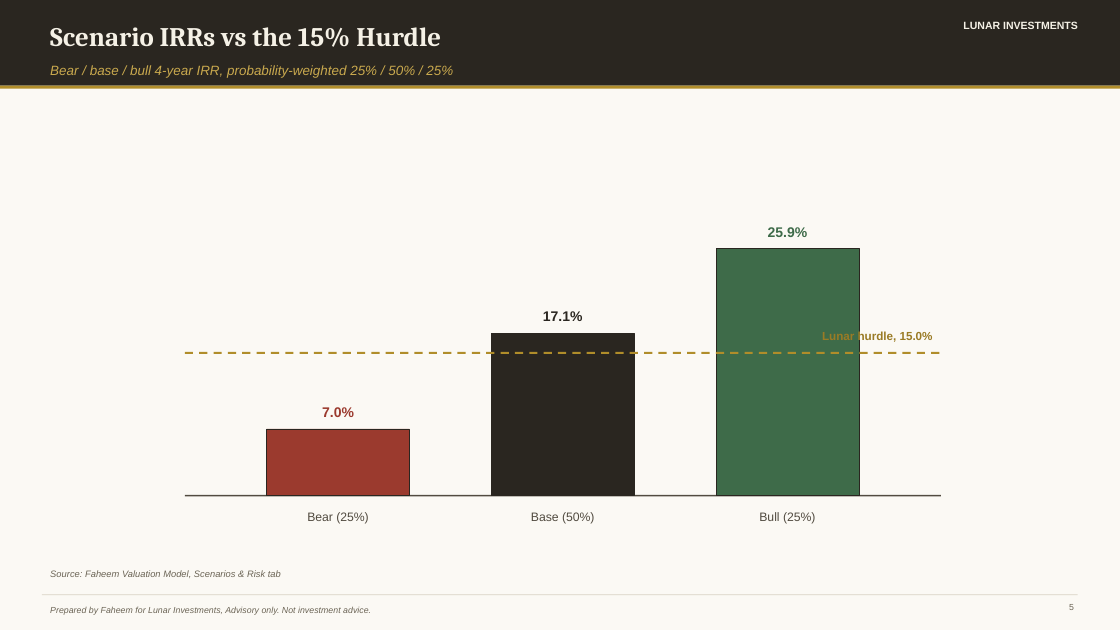
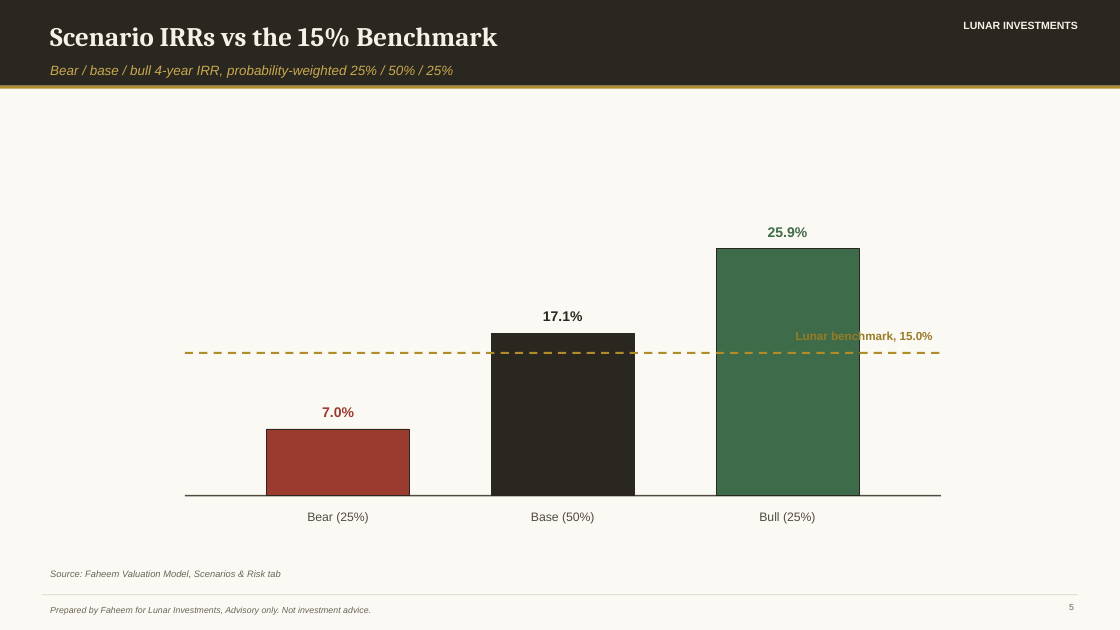
Before and after one commit to sawtag/faheem-new, a slide deck: slide 5 of public/artifacts/jahez-board-deck.pptx. Drawn at 1120x630 pixels with LibreOffice and Linux fonts; fonts in the diff are those of the drawing. Boxes give left, top, right and bottom in pixels: in the first picture for what was removed or moved away, otherwise in the second. Text is boxed around its words. In the diff, an @@ line names an element or a change of style, - is before the commit and + after.

```diff
--- a/public/artifacts/jahez-board-deck.pptx
+++ b/public/artifacts/jahez-board-deck.pptx
@@ text at (x1=50, y1=27, x2=497, y2=47): text changed @@
-Scenario IRRs vs the 15% Hurdle
+Scenario IRRs vs the 15% Benchmark
@@ text at (x1=831, y1=331, x2=933, y2=343): text changed @@
-Lunar hurdle, 15.0%
+Lunar benchmark, 15.0%
```
Also in this commit, not shown: 3 other slides changed, 51 other files.
